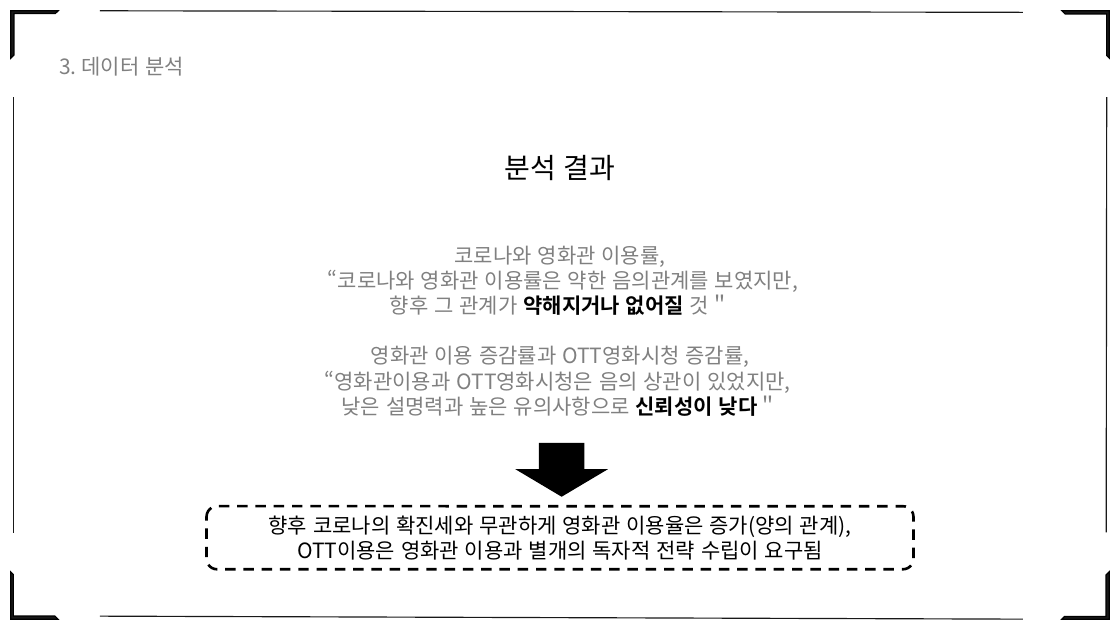
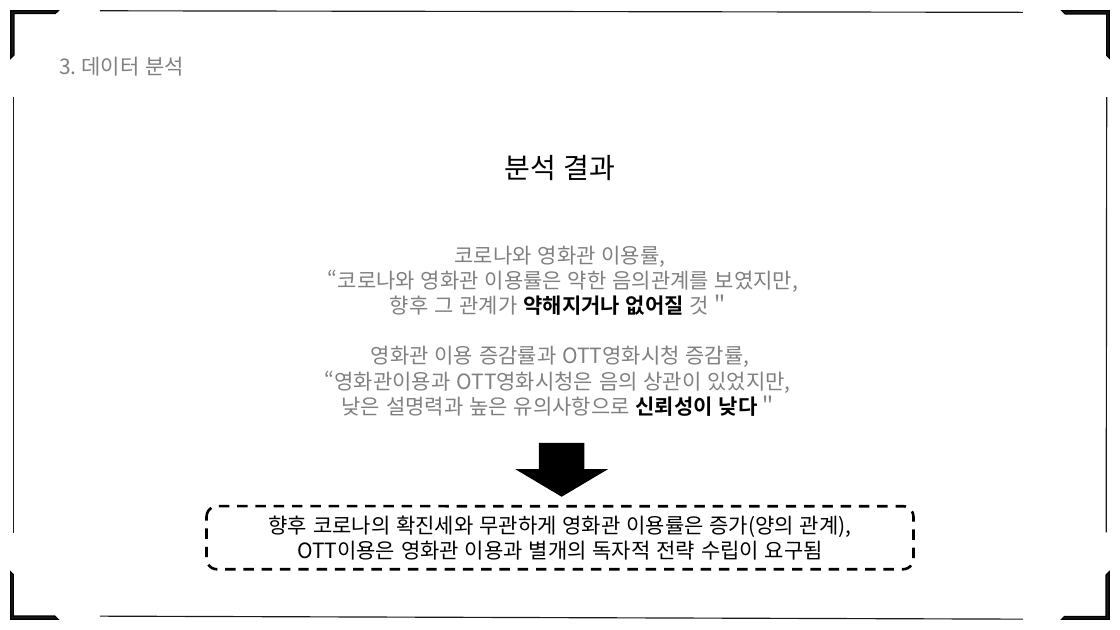
Before and after one commit to eesomin/midproject, a slide deck: slide 43 of jdh1/PPT_0_TEAM2_12월1일_오전최종.pptx. Drawn at 1120x630 pixels with LibreOffice and Linux fonts; fonts in the diff are those of the drawing. Boxes give left, top, right and bottom in pixels: in the first picture for what was removed or moved away, otherwise in the second. Text is boxed around its words. In the diff, an @@ line names an element or a change of style, - is before the commit and + after.

```diff
--- a/jdh1/PPT_0_TEAM2_12월1일_오전최종.pptx
+++ b/jdh1/PPT_0_TEAM2_12월1일_오전최종.pptx
@@ text in rounded rectangle at bbox=[269, 515, 852, 537]: text changed @@
-향후 코로나의 확진세와 무관하게 영화관 이용율은 증가(양의 관계),
+향후 코로나의 확진세와 무관하게 영화관 이용률은 증가(양의 관계),
```
Also in this commit, not shown: 2 other slides changed, 2 other files.
